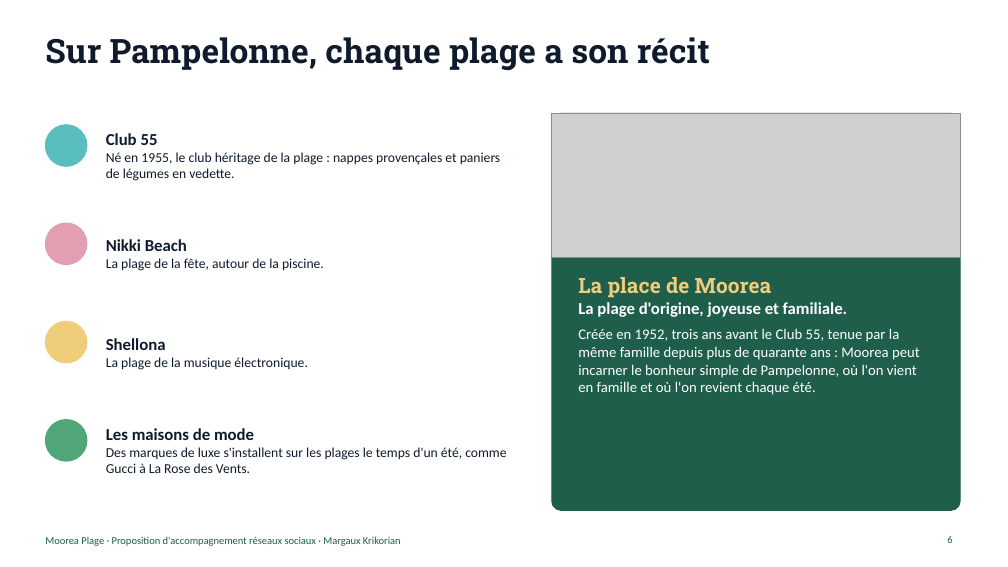
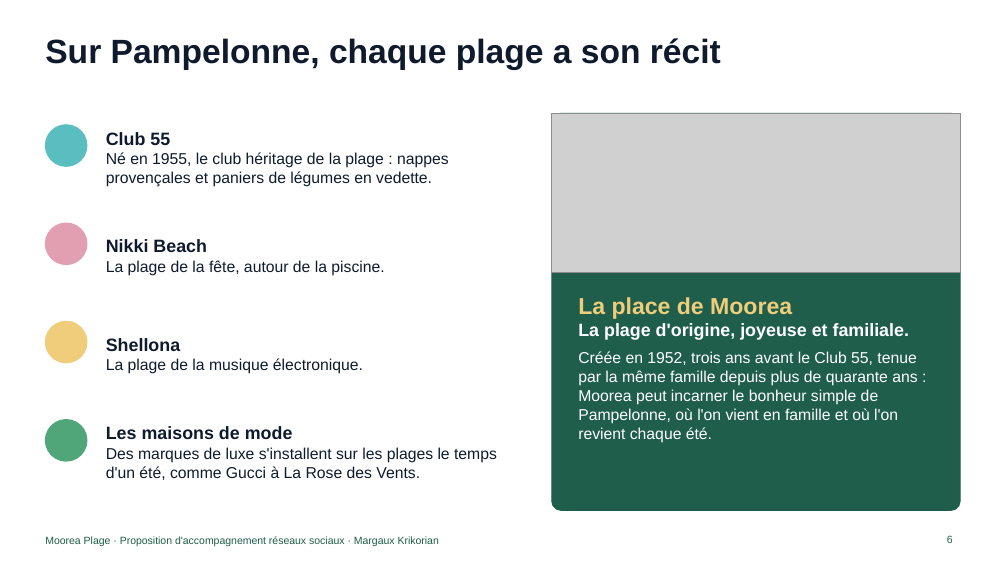
Before and after one commit to margaritakrikorian-ai/Assistant-CM, a slide deck: slide 6 of prospection/moorea-plage/Moorea-Plage-proposition.pptx. Drawn at 1008x567 pixels with LibreOffice and Linux fonts; fonts in the diff are those of the drawing; grey boxes stand for pictures. Boxes give left, top, right and bottom in pixels: in the first picture for what was removed or moved away, otherwise in the second. Text is boxed around its words. In the diff, an @@ line names an element or a change of style, - is before the commit and + after.

```diff
--- a/prospection/moorea-plage/Moorea-Plage-proposition.pptx
+++ b/prospection/moorea-plage/Moorea-Plage-proposition.pptx
@@ title "Sur Pampelonne, chaque plage a ..." at (45, 38, 721, 70): font Roboto Slab to Arial @@
@@ text "Club 55" at (106, 132, 449, 187): size 16 to 17 pt in "Club 55"; font Calibri to Arial, size 13 to 15 pt @@
@@ picture: place and size @@
-picture at (552, 113, 960, 257)
+picture at (552, 113, 960, 272)
@@ text "Nikki Beach" at (106, 239, 384, 276): size 16 to 17 pt in "Nikki Beach"; font Calibri to Arial; size 13 to 15 pt in "La plage de la fête, autour de ..." @@
@@ text "La place de Moorea": place and size @@
-text "La place de Moorea" at (578, 277, 920, 395)
+text "La place de Moorea" at (578, 297, 917, 443)
@@ text "La place de Moorea" at (578, 297, 917, 443): size 20 to 22 pt, font Roboto Slab to Arial in "La place de Moorea"; size 16 to 17 pt in "La plage d'origine, joyeuse et familiale."; font Calibri to Arial; size 14 to 15 pt in "Créée en 1952, trois ans avant le ..." @@
@@ text "Shellona" at (106, 338, 363, 374): size 16 to 17 pt in "Shellona"; font Calibri to Arial; size 13 to 15 pt in "La plage de la musique électronique." @@
@@ text "Les maisons de mode" at (106, 426, 497, 480): size 16 to 17 pt in "Les maisons de mode"; font Calibri to Arial; size 13 to 15 pt in "Des marques de luxe s'installent sur les ..." @@
@@ text "Moorea Plage · Proposition d'accompagnement ..." at (45, 536, 439, 546): font Calibri to Arial @@
```
Also in this commit, not shown: 19 other slides changed, 2 other files.
